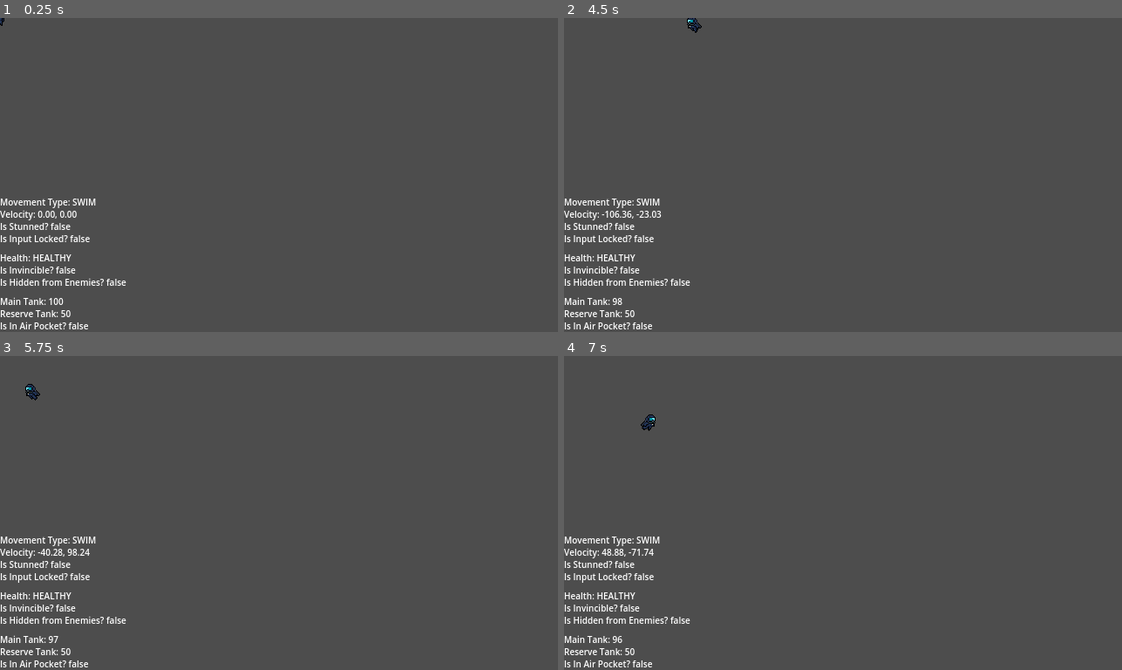
Above: before the commit, frames 1-4 (two rows, left to right).
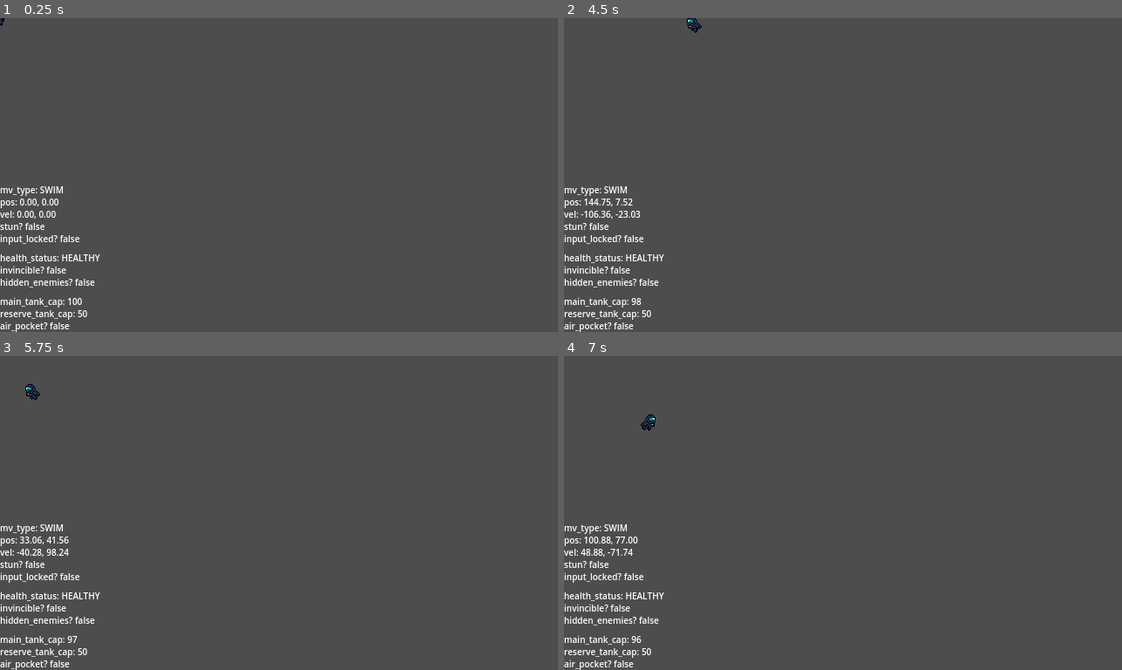
Above: after the commit, the same moments.

Repository: Absolute-Cinema-GameDev/callisto-game
Game: Godot game, scene res://scenes/entities/player/player.tscn
The game is run twice, just before and just after one commit, with the same random seed, the same clock (stepped at 60 frames per second) and the same inputs. This scene is started directly instead of the project's main scene.
Inputs:
- Up to frame 1 (0.25 s): no input
- Up to frame 2 (4.5 s): tap Enter at 0.5 s; hold D (move_right) 0.53-1.28 s; hold Space (interact) 0.53-1.28 s; hold S (move_down) 1.28-2.03 s; tap Space (interact) at 1.35, 2.85, 4.35 s; hold D (move_right) 2.03-2.78 s; hold Space (interact) 2.03-2.78 s; hold W (move_up) 2.78-3.53 s; hold Space (interact) 3.53-4.28 s; hold A (move_left) from 3.53 s (still down)
- Up to frame 3 (5.75 s): release A (move_left) at 5.03 s; hold S (move_down) from 5.03 s (still down); hold Space (interact) from 5.03 s (still down)
- Up to frame 4 (7 s): release S (move_down) at 5.78 s; release Space (interact) at 5.78 s; hold D (move_right) 5.78-6.53 s; tap Space (interact) at 5.85 s; hold W (move_up) from 6.53 s (still down); hold Space (interact) from 6.53 s (still down)

The runs differ from the first frame. In frame 1, 2.3% of the frame differs, in the area x 0-23%, y 53-100%; in frame 2, 2.3%; in frame 3, 2.3%; in frame 4, 2.3%.

Commit message:
feat: update debug hud with position indicator

Diff:
--- a/scenes/entities/player/player.tscn
+++ b/scenes/entities/player/player.tscn
@@ -227,7 +227,7 @@
 
 [node name="Container" type="VBoxContainer" parent="DebugHUD/HUDBase"]
 layout_mode = 0
-offset_top = -156.0
+offset_top = -170.0
 offset_right = 151.0
 theme_override_constants/separation = 8
 
@@ -238,22 +238,27 @@
 [node name="MovementType" type="Label" parent="DebugHUD/HUDBase/Container/MovementGroup"]
 layout_mode = 2
 theme_override_font_sizes/font_size = 10
-text = "Movement Type: SWIM"
+text = "mv_type:"
+
+[node name="Position" type="Label" parent="DebugHUD/HUDBase/Container/MovementGroup"]
+layout_mode = 2
+theme_override_font_sizes/font_size = 10
+text = "pos:"
 
 [node name="Velocity" type="Label" parent="DebugHUD/HUDBase/Container/MovementGroup"]
 layout_mode = 2
 theme_override_font_sizes/font_size = 10
-text = "Velocity: 0, 0"
+text = "vel:"
 
 [node name="Stunned" type="Label" parent="DebugHUD/HUDBase/Container/MovementGroup"]
 layout_mode = 2
 theme_override_font_sizes/font_size = 10
-text = "Is Stunned? FALSE"
+text = "stunned?"
 
 [node name="InputLock" type="Label" parent="DebugHUD/HUDBase/Container/MovementGroup"]
 layout_mode = 2
 theme_override_font_sizes/font_size = 10
-text = "Is Input Locked? FALSE"
+text = "input_locked?"
 
 [node name="HealthGroup" type="VBoxContainer" parent="DebugHUD/HUDBase/Container"]
 layout_mode = 2
@@ -262,17 +267,17 @@
 [node name="Health" type="Label" parent="DebugHUD/HUDBase/Container/HealthGroup"]
 layout_mode = 2
 theme_override_font_sizes/font_size = 10
-text = "Health: HEALTHY"
+text = "health_status:"
 
 [node name="Invincible" type="Label" parent="DebugHUD/HUDBase/Container/HealthGroup"]
 layout_mode = 2
 theme_override_font_sizes/font_size = 10
-text = "Is Invincible? FALSE"
+text = "invincible?"
 
 [node name="Hidden" type="Label" parent="DebugHUD/HUDBase/Container/HealthGroup"]
 layout_mode = 2
 theme_override_font_sizes/font_size = 10
-text = "Is Hidden from Enemies? FALSE"
+text = "hidden_enemies?"
 
 [node name="OxygenGroup" type="VBoxContainer" parent="DebugHUD/HUDBase/Container"]
 layout_mode = 2
@@ -281,17 +286,17 @@
 [node name="MainTank" type="Label" parent="DebugHUD/HUDBase/Container/OxygenGroup"]
 layout_mode = 2
 theme_override_font_sizes/font_size = 10
-text = "Main Tank: 0"
+text = "main_tank_cap: "
 
 [node name="ReserveTank" type="Label" parent="DebugHUD/HUDBase/Container/OxygenGroup"]
 layout_mode = 2
 theme_override_font_sizes/font_size = 10
-text = "Reserve Tank: 0"
+text = "reserve_tank_cap:"
 
 [node name="AirPocket" type="Label" parent="DebugHUD/HUDBase/Container/OxygenGroup"]
 layout_mode = 2
 theme_override_font_sizes/font_size = 10
-text = "Is In Air Pocket? FALSE"
+text = "air_pocket?"
 
 [connection signal="health_changed" from="." to="." method="_on_health_changed"]
 [connection signal="health_changed" from="." to="DebugHUD/HUDBase" method="_on_player_health_changed"]
--- a/scenes/entities/player/player_debug_hud.gd
+++ b/scenes/entities/player/player_debug_hud.gd
@@ -1,6 +1,7 @@
 extends Control
 
 @onready var movementtype_label = $Container/MovementGroup/MovementType
+@onready var position_label = $Container/MovementGroup/Position
 @onready var velocity_label = $Container/MovementGroup/Velocity
 @onready var health_label = $Container/HealthGroup/Health
 @onready var invincible_label = $Container/HealthGroup/Invincible
@@ -14,62 +15,66 @@
 
 func _ready() -> void:
 	var player: Player = get_node("../..")
-	movementtype_label.text = (
-		"Movement Type: " + str(Player.MovementType.keys()[player.movement_type])
+	movementtype_label.text = ("mv_type: " + str(Player.MovementType.keys()[player.movement_type]))
+	position_label.text = (
+		"pos: " + str("%0.2f" % player.position.x) + ", " + str("%0.2f" % player.position.y)
 	)
 	velocity_label.text = (
-		"Velocity: " + str("%0.2f" % player.velocity.x) + ", " + str("%0.2f" % player.velocity.y)
+		"vel: " + str("%0.2f" % player.velocity.x) + ", " + str("%0.2f" % player.velocity.y)
 	)
-	stunned_label.text = "Is Stunned? " + str(player.is_stunned)
-	inputlock_label.text = "Is Input Locked? " + str(player.is_input_locked)
+	stunned_label.text = "stun? " + str(player.is_stunned)
+	inputlock_label.text = "input_locked? " + str(player.is_input_locked)
 
-	health_label.text = "Health: " + str(Player.HealthStatus.keys()[player.health_status])
-	invincible_label.text = "Is Invincible? " + str(player.is_invincible)
-	hidden_label.text = "Is Hidden from Enemies? " + str(player.is_hidden_from_enemies)
+	health_label.text = "health_status: " + str(Player.HealthStatus.keys()[player.health_status])
+	invincible_label.text = "invincible? " + str(player.is_invincible)
+	hidden_label.text = "hidden_enemies? " + str(player.is_hidden_from_enemies)
 
-	maintank_label.text = "Main Tank: " + str(player.main_tank_capacity)
-	reservetank_label.text = "Reserve Tank: " + str(player.reserve_tank_capacity)
-	airpocket_label.text = "Is In Air Pocket? " + str(player.is_in_airpocket)
+	maintank_label.text = "main_tank_cap: " + str(player.main_tank_capacity)
+	reservetank_label.text = "reserve_tank_cap: " + str(player.reserve_tank_capacity)
+	airpocket_label.text = "air_pocket? " + str(player.is_in_airpocket)
 
 
 func _process(_delta: float) -> void:
 	var player: Player = get_node("../..")
+	position_label.text = (
+		"pos: " + str("%0.2f" % player.position.x) + ", " + str("%0.2f" % player.position.y)
+	)
 	velocity_label.text = (
-		"Velocity: " + str("%0.2f" % player.velocity.x) + ", " + str("%0.2f" % player.velocity.y)
+		"vel: " + str("%0.2f" % player.velocity.x) + ", " + str("%0.2f" % player.velocity.y)
 	)
 
 
 func _on_player_movement_type_changed(value) -> void:
-	movementtype_label.text = "Movement Type: " + str(Player.MovementType.keys()[value])
+	movementtype_label.text = "mv_type: " + str(Player.MovementType.keys()[value])
 
 
 func _on_player_health_changed(value) -> void:
-	health_label.text = "Health: " + str(Player.HealthStatus.keys()[value])
+	health_label.text = "health_status: " + str(Player.HealthStatus.keys()[value])
 
 
 func _on_player_is_invincible_changed(value) -> void:
-	invincible_label.text = "Is Invincible? " + str(value)
+	invincible_label.text = "invincible? " + str(value)
 
 
 func _on_player_main_oxygen_changed(value) -> void:
-	maintank_label.text = "Main Tank: " + str(value)
+	maintank_label.text = "main_tank_cap: " + str(value)
 
 
 func _on_player_reserve_oxygen_changed(value) -> void:
-	reservetank_label.text = "Reserve Tank: " + str(value)
+	reservetank_label.text = "reserve_tank_cap: " + str(value)
 
 
 func _on_player_is_in_airpocket_changed(value) -> void:
-	airpocket_label.text = "Is In Air Pocket? " + str(value)
+	airpocket_label.text = "air_pocket? " + str(value)
 
 
 func _on_player_is_stunned_changed(value) -> void:
-	stunned_label.text = "Is Stunned? " + str(value)
+	stunned_label.text = "stunned? " + str(value)
 
 
 func _on_player_is_hidden_from_enemies_changed(value) -> void:
-	hidden_label.text = "Is Hidden from Enemies? " + str(value)
+	hidden_label.text = "hidden_enemies? " + str(value)
 
 
 func _on_player_is_input_locked_changed(value) -> void:
-	inputlock_label.text = "Is Input Locked? " + str(value)
+	inputlock_label.text = "input_locked? " + str(value)
